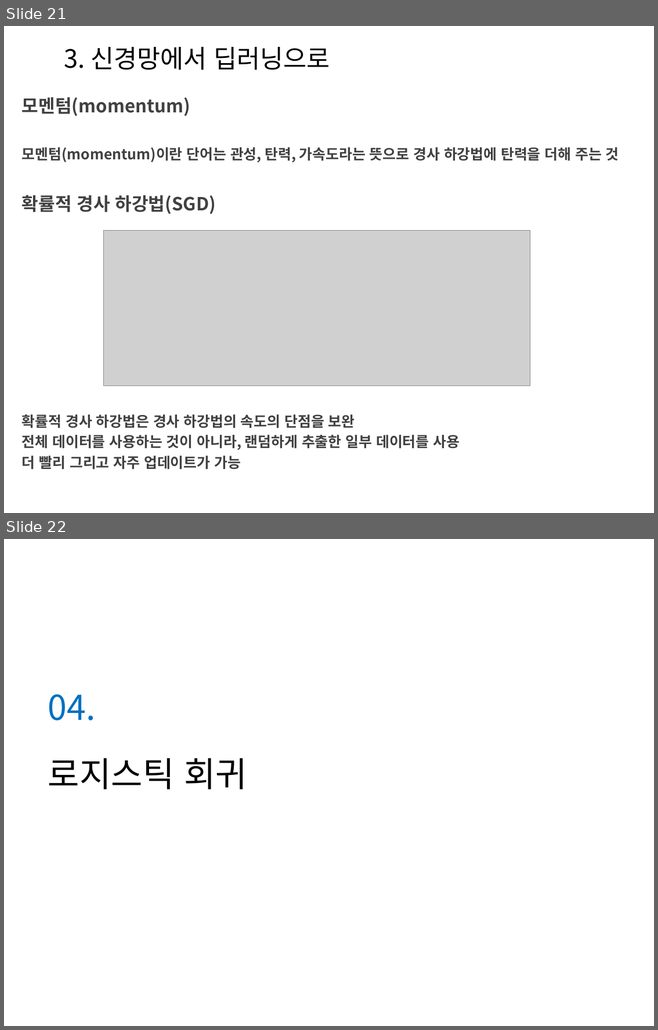
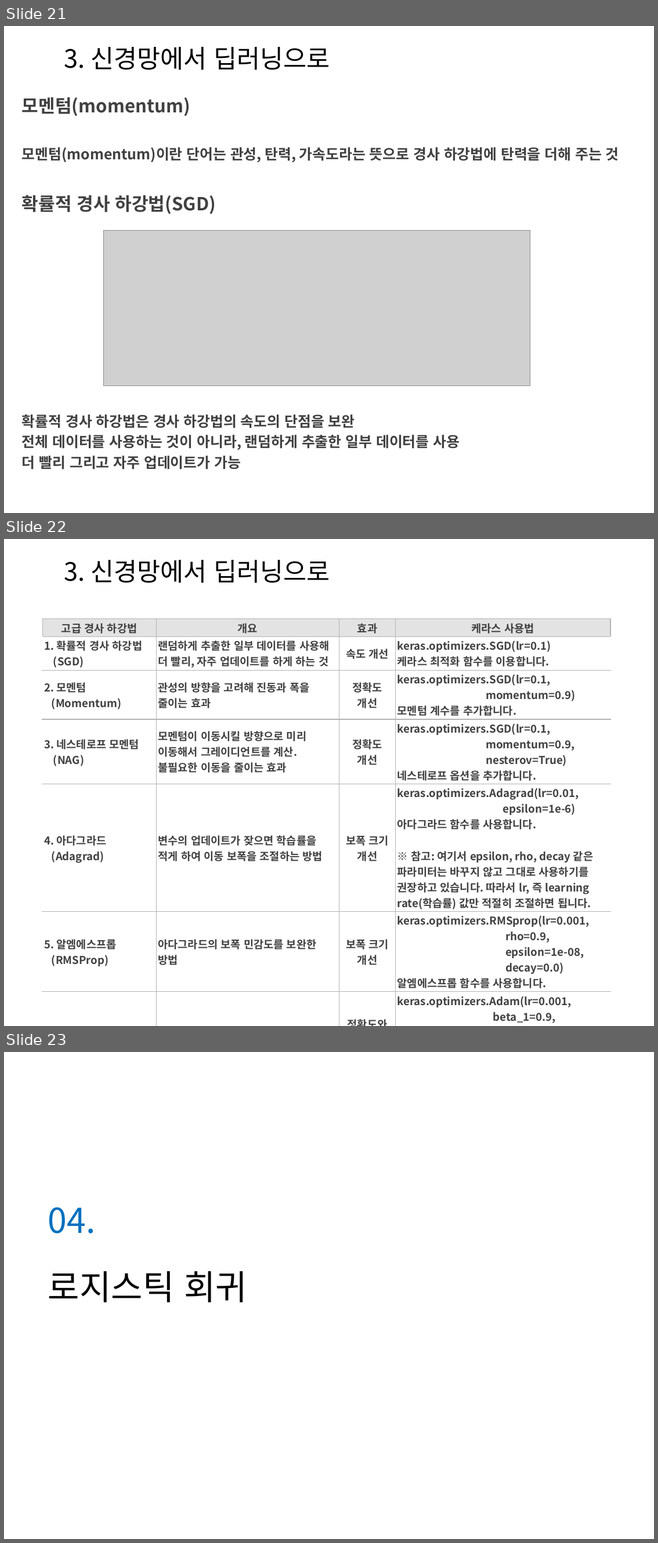
Before and after one commit to Heechul90/Deep_Learning, a slide deck: Study/정리/Deep Learning02.pptx. Shown one above the other, each under a label of ours: slides 21 and 22 before the commit, slides 21, 22 and 23 after it. The pictures are 658x1030 and 658x1543 pixels, drawn with LibreOffice and Linux fonts; fonts in the diff are those of the drawing; grey boxes stand for pictures; background and template pictures are left out. Boxes give left, top, right and bottom in pixels: in the first picture for what was removed or moved away, otherwise in the second. Text is boxed around its words. In the diff, an @@ line names an element or a change of style, - is before the commit and + after.

Commit message:
딥러닝 원리

```diff
--- a/Study/정리/Deep Learning02.pptx
+++ b/Study/정리/Deep Learning02.pptx
@@ slide 22 added at bbox=[4, 539, 654, 1026], background picture (left out) @@
@@ text added at bbox=[64, 560, 330, 583], 28 pt, text #000000 @@
+3. 신경망에서 딥러닝으로
@@ table added at bbox=[42, 619, 610, 1026], 7 rows, 4 columns @@
+고급 경사 하강법 | 개요 | 효과 | 케라스 사용법
+1. 확률적 경사 하강법 (SGD) | 랜덤하게 추출한 일부 데이터를 사용해 더 빨리, 자주 업데이트를 하게 하는 것 | 속도 개선 | keras.optimizers.SGD(lr=0.1) / 케라스 최적화 함수를 이용합니다.
+2. 모멘텀 / (Momentum) | 관성의 방향을 고려해 진동과 폭을 줄이는 효과 | 정확도 / 개선 | keras.optimizers.SGD(lr=0.1, / momentum=0.9) / 모멘텀 계수를 추가합니다.
+3. 네스테로프 모멘텀 (NAG) | 모멘텀이 이동시킬 방향으로 미리 이동해서 그레이디언트를 계산. 불필요한 이동을 줄이는 효과 | 정확도 / 개선 | keras.optimizers.SGD(lr=0.1, / momentum=0.9, / nesterov=True) / 네스테로프 옵션을 추가합니다.
+4. 아다그라드 / (Adagrad) | 변수의 업데이트가 잦으면 학습률을 적게 하여 이동 보폭을 조절하는 방법 | 보폭 크기 개선 | keras.optimizers.Adagrad(lr=0.01, / epsilon=1e-6) / 아다그라드 함수를 사용합니다. / ※ 참고: 여기서 epsilon, rho, decay 같은 파라미터는 바꾸지 않고 그대로 사용하기를 권장하고 있습니다. 따라서 lr, 즉 learning rate(학습률) 값만 적절히 조절하면 됩니다.
+5. 알엠에스프롭 / (RMSProp) | 아다그라드의 보폭 민감도를 보완한 방법 | 보폭 크기 개선 | keras.optimizers.RMSprop(lr=0.001, / rho=0.9, / epsilon=1e-08, / decay=0.0) / 알엠에스프롭 함수를 사용합니다.
+6. 아담 / (Adam) | 모멘텀과 알엠에스프롭 방법을 합친 방법 | 정확도와 / 보폭 크기 / 개선 | keras.optimizers.Adam(lr=0.001, / beta_1=0.9, / beta_2=0.999, / epsilon=1e-08, / decay = 0.0) / 아담 함수를 사용합니다.
@@ what was slide 22 is now slide 23 @@
```
